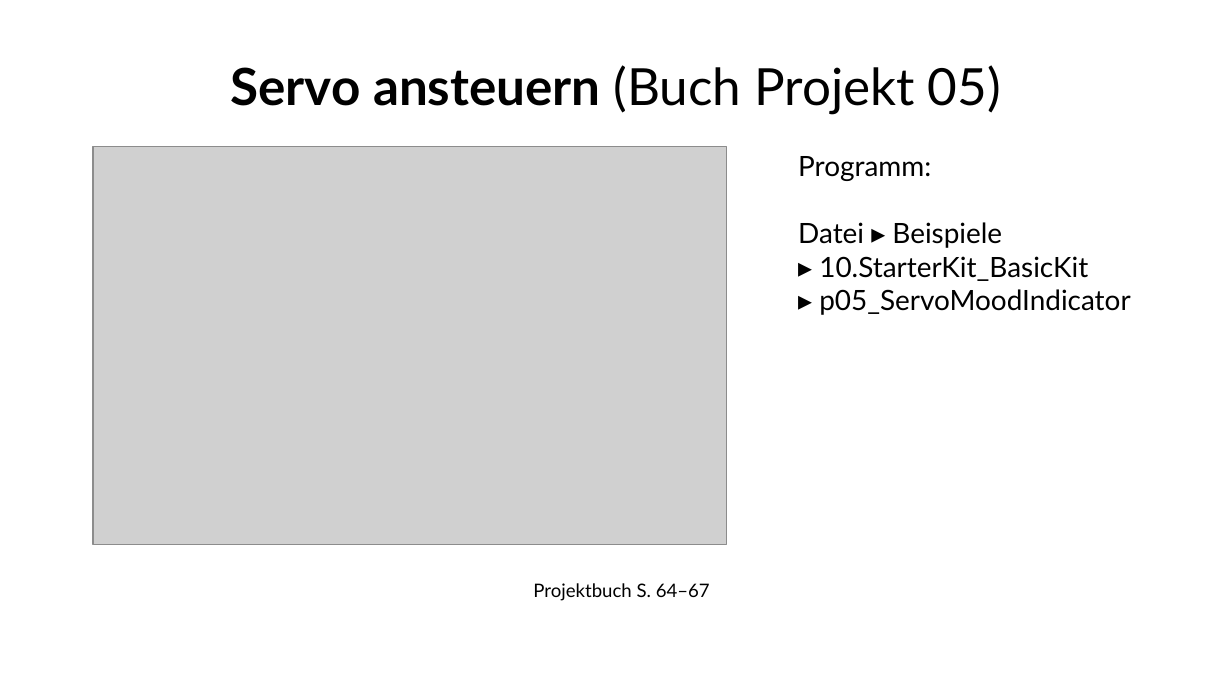
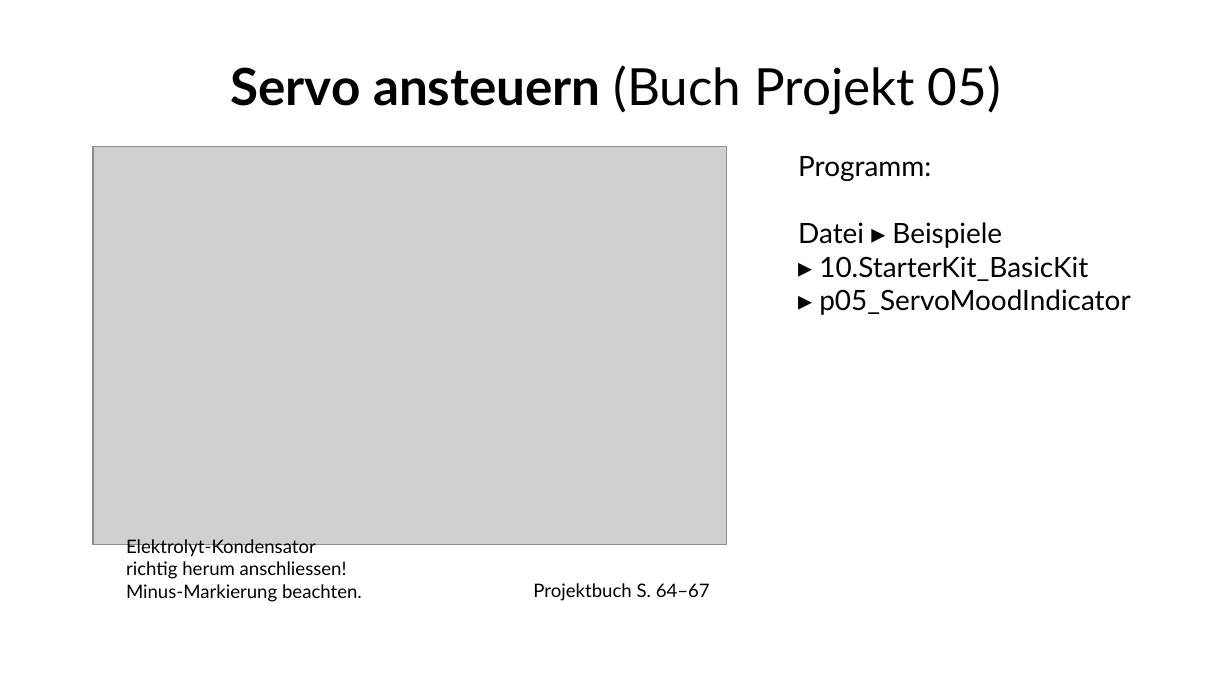
Before and after one commit to fablabwinti/workshop-arduino-1, a slide deck: slide 21 of ArduinoI.odp. Drawn at 1232x693 pixels with LibreOffice and Linux fonts; fonts in the diff are those of the drawing; grey boxes stand for pictures; background and template pictures are left out. Boxes give left, top, right and bottom in pixels: in the first picture for what was removed or moved away, otherwise in the second. Text is boxed around its words. In the diff, an @@ line names an element or a change of style, - is before the commit and + after.

Commit message:
Mention: - changing IDE language (slide 7) - spaces and indentation (slide 12) - orientation of electrolytic capacitors (slide 21).

```diff
--- a/ArduinoI.odp
+++ b/ArduinoI.odp
@@ text added at box(126, 539, 362, 602), 12 pt, text #000000 @@
+Elektrolyt-Kondensator
+richtig herum anschliessen!
+Minus-Markierung beachten.
```
Also in this commit, not shown: 3 other slides changed.
